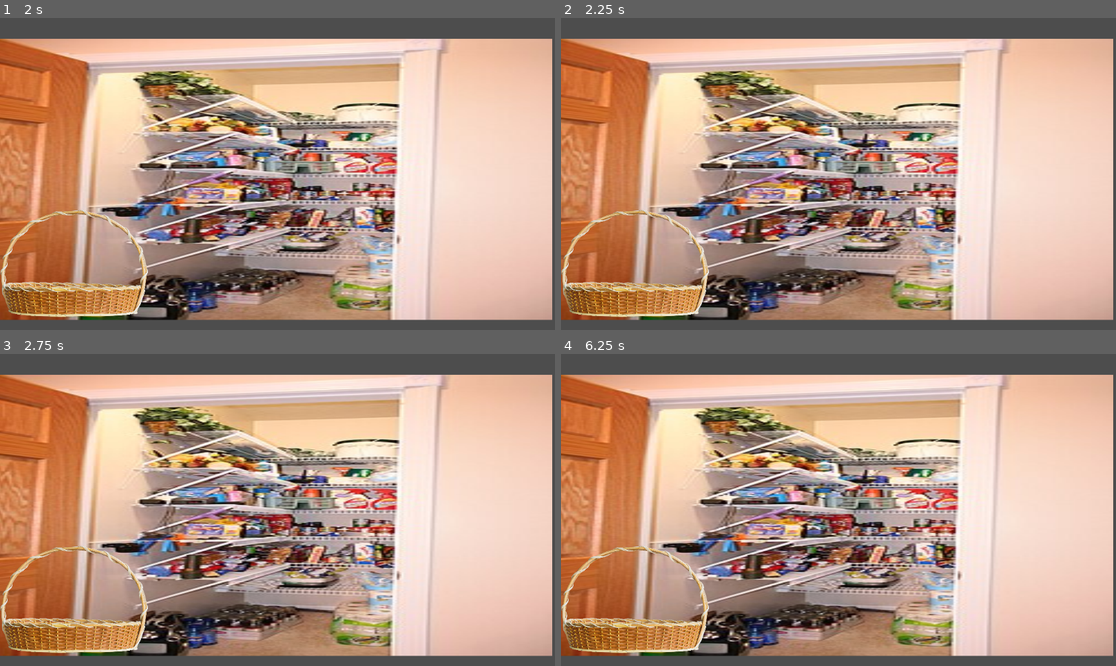
Above: before the commit, frames 1-4 (two rows, left to right).
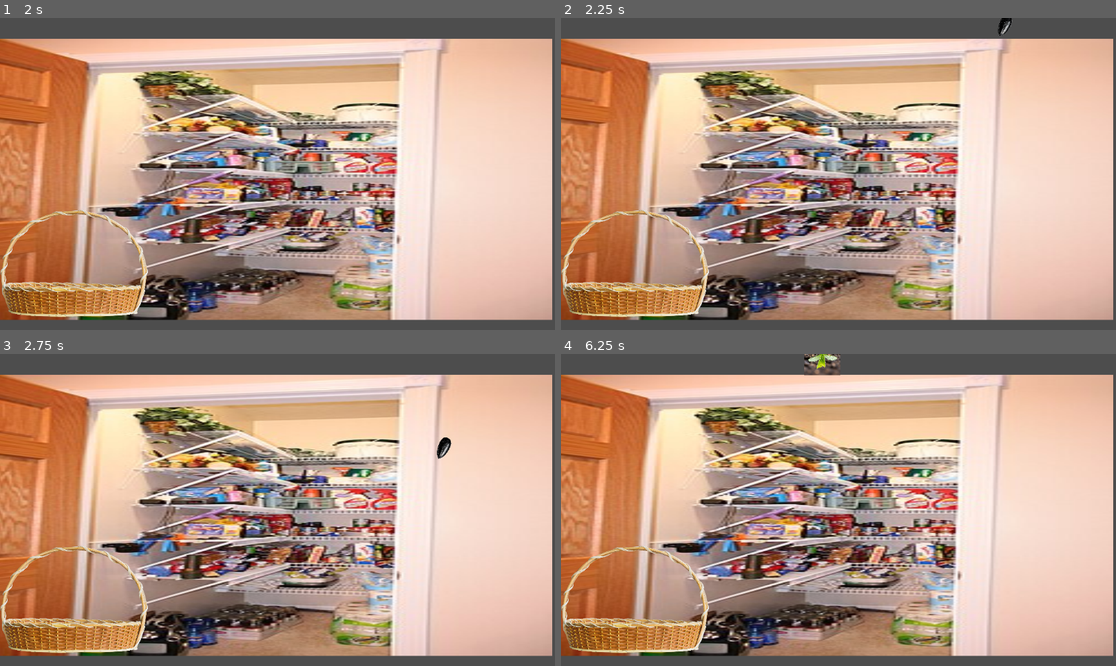
Above: after the commit, the same moments.

Repository: dacooler/TheGameTimeWarpingKitchenTheTimeCookingSimulatorTheGame2026Jam
Game: Godot game, scene res://scenes/pantry.tscn
Same seed, same stepped clock (60 frames per second), same inputs: the game is played once before the commit and once after it. This scene is started directly instead of the project's main scene.
Inputs (mouse positions are in pixels of both pictures, inside the frame that each line leads up to):
- Up to frame 1 (2 s): tap Enter at 0.5, 0.6 s; move the mouse to (399, 158) at 0.52 s; click (399, 158) at 0.67 s; tap Space at 1.25 s; drag from (166, 189) to (72, 298) at 1.27 s
- Up to frame 2 (2.25 s): tap Enter at 2, 2.1 s; move the mouse to (894, 105) at 2.02 s; click (894, 105) at 2.17 s
- Up to frame 3 (2.75 s): no input
- Up to frame 4 (6.25 s): drag from (810, 572) to (638, 622) at 2.77 s; move the mouse to (1005, 556) at 3.52 s; tap Enter at 3.6, 5.1 s; click (1005, 556) at 3.67 s; tap Space at 4.25 s; drag from (672, 463) to (755, 432) at 4.27 s; move the mouse to (866, 510) at 5.02 s; click (866, 510) at 5.17 s; drag from (755, 432) to (633, 634) at 5.77 s

Frame 1 is identical in both runs. In frame 2, less than 0.1% of the frame differs, in the area x 78-82%, y 0-6%; in frame 3, 0.1%; in frame 4, 0.3%, in the area x 43-51%, y 0-7%.
Error before the commit: Parse Error: Could not resolve external class member "produceImages". (res://scripts/onion.gd:15)

Commit message:
gardeninggit add -A!

Diff:
--- a/the-game-time-warping-kitchen-the-time-cooking-simulator-the-game-2026-jam/scenes/Garden.tscn
+++ b/the-game-time-warping-kitchen-the-time-cooking-simulator-the-game-2026-jam/scenes/Garden.tscn
@@ -1,5 +1,40 @@
 [gd_scene format=3 uid="uid://1csjncfyc4ex"]
 
+[ext_resource type="Script" uid="uid://b2fal6urtbb7u" path="res://scenes/prefabs/plant.gd" id="1_8nvtl"]
+[ext_resource type="Texture2D" uid="uid://c8yb5iyq2kjgp" path="res://images/greenhouse.webp" id="1_p33sf"]
+[ext_resource type="PackedScene" uid="uid://cl1dhqvwbcgqs" path="res://scenes/prefabs/plant.tscn" id="2_a07rb"]
+[ext_resource type="PackedScene" uid="uid://dgugmtsxvgb82" path="res://scenes/prefabs/basket.tscn" id="3_fatj7"]
+[ext_resource type="Texture2D" uid="uid://dpxin86iquiyx" path="res://images/shoehorn.jpg" id="5_sdi01"]
+[ext_resource type="Script" uid="uid://ce7kmvp16f3n2" path="res://scenes/shoehorn.gd" id="6_sdi01"]
+
+[sub_resource type="QuadMesh" id="QuadMesh_1jxca"]
+
 [node name="Node2D" type="Node2D" unique_id=192461280]
+script = ExtResource("1_8nvtl")
 
 [node name="MeshInstance2D" type="MeshInstance2D" parent="." unique_id=131681707]
+position = Vector2(579.25, 326.00003)
+scale = Vector2(1159.5, -644.00006)
+mesh = SubResource("QuadMesh_1jxca")
+texture = ExtResource("1_p33sf")
+
+[node name="Plant" parent="." unique_id=472888806 instance=ExtResource("2_a07rb")]
+position = Vector2(-120, -17)
+
+[node name="Basket" parent="." unique_id=626660133 instance=ExtResource("3_fatj7")]
+position = Vector2(161, 492)
+
+[node name="shoehorn" type="Button" parent="." unique_id=1433523915]
+offset_left = 19.0
+offset_top = 25.0
+offset_right = 152.0
+offset_bottom = 173.0
+icon = ExtResource("5_sdi01")
+expand_icon = true
+script = ExtResource("6_sdi01")
+
+[node name="Plant2" parent="." unique_id=294143976 instance=ExtResource("2_a07rb")]
+position = Vector2(103, -21)
+
+[node name="Plant3" parent="." unique_id=1022074363 instance=ExtResource("2_a07rb")]
+position = Vector2(358, -34)
--- a/the-game-time-warping-kitchen-the-time-cooking-simulator-the-game-2026-jam/scenes/pantry.gd
+++ b/the-game-time-warping-kitchen-the-time-cooking-simulator-the-game-2026-jam/scenes/pantry.gd
@@ -6,8 +6,8 @@
 const ONION = preload("uid://7xo8mbumihps")
 
 var products =[
-	Globals.Produce.ONION,
-	Globals.Produce.TOMATO,
+	Globals.Produce.ONION_SEED,
+	Globals.Produce.TOMATO_SEED,
 ]
 
 # Called when the node enters the scene tree for the first time.
--- /dev/null
+++ b/the-game-time-warping-kitchen-the-time-cooking-simulator-the-game-2026-jam/scenes/prefabs/plant.gd
@@ -0,0 +1,39 @@
+extends Node2D
+const ONION = preload("uid://7xo8mbumihps")
+@onready var sprout: MeshInstance2D = $Sprout
+
+var type: Globals.Produce
+
+var seed_to_produce = {
+	Globals.Produce.ONION_SEED: Globals.Produce.ONION,
+	Globals.Produce.TOMATO_SEED: Globals.Produce.TOMATO
+}
+
+var planted = false
+
+# Called when the node enters the scene tree for the first time.
+func _ready() -> void:
+	pass # Replace with function body.
+
+func plant(seed: Globals.Produce):
+	sprout.visible = true
+	planted = true
+
+func unplant():
+	sprout.visible = false
+	planted = false
+
+# Called every frame. 'delta' is the elapsed time since the previous frame.
+func _process(delta: float) -> void:
+	pass
+
+func grow():
+	if (planted):
+		var instance = ONION.instantiate()
+		instance.set_type(type)
+		instance.position = self.position
+		instance.position.x += 580
+		instance.position.y += 200
+		instance.is_in_basket = false
+		add_sibling(instance)
+		unplant()
--- /dev/null
+++ b/the-game-time-warping-kitchen-the-time-cooking-simulator-the-game-2026-jam/scenes/prefabs/plant.tscn
@@ -0,0 +1,47 @@
+[gd_scene format=3 uid="uid://cl1dhqvwbcgqs"]
+
+[ext_resource type="Script" uid="uid://b2fal6urtbb7u" path="res://scenes/prefabs/plant.gd" id="1_hiuae"]
+[ext_resource type="Texture2D" uid="uid://m58dwpncaya" path="res://images/pot.png" id="1_t1rim"]
+[ext_resource type="Texture2D" uid="uid://bn7en5xkegemx" path="res://images/seedling.webp" id="2_0aldq"]
+[ext_resource type="Script" uid="uid://c6noytmg7n8bm" path="res://scenes/prefabs/plantbox.gd" id="3_hiuae"]
+
+[sub_resource type="RectangleShape2D" id="RectangleShape2D_m1b0l"]
+size = Vector2(113, 102)
+
+[sub_resource type="QuadMesh" id="QuadMesh_ii7jg"]
+
+[sub_resource type="RectangleShape2D" id="RectangleShape2D_ii7jg"]
+size = Vector2(127, 108)
+
+[sub_resource type="QuadMesh" id="QuadMesh_m1b0l"]
+
+[node name="Plant" type="Node2D" unique_id=294143976]
+script = ExtResource("1_hiuae")
+
+[node name="Plantbox" type="Area2D" parent="." unique_id=50356272]
+collision_layer = 255
+collision_mask = 255
+script = ExtResource("3_hiuae")
+
+[node name="CollisionShape2D" type="CollisionShape2D" parent="Plantbox" unique_id=1073065816]
+position = Vector2(590, 473)
+shape = SubResource("RectangleShape2D_m1b0l")
+
+[node name="StaticBody2D" type="StaticBody2D" parent="." unique_id=716598983]
+
+[node name="Pot" type="MeshInstance2D" parent="StaticBody2D" unique_id=1096442917]
+position = Vector2(588, 569)
+scale = Vector2(165.5, -154.50002)
+mesh = SubResource("QuadMesh_ii7jg")
+texture = ExtResource("1_t1rim")
+
+[node name="CollisionShape2D" type="CollisionShape2D" parent="StaticBody2D" unique_id=1568051474]
+position = Vector2(585, 587)
+shape = SubResource("RectangleShape2D_ii7jg")
+
+[node name="Sprout" type="MeshInstance2D" parent="." unique_id=611743090]
+visible = false
+position = Vector2(588, 499.99997)
+scale = Vector2(103.5, -87.5)
+mesh = SubResource("QuadMesh_m1b0l")
+texture = ExtResource("2_0aldq")
--- /dev/null
+++ b/the-game-time-warping-kitchen-the-time-cooking-simulator-the-game-2026-jam/scenes/prefabs/plantbox.gd
@@ -0,0 +1,19 @@
+extends Area2D
+
+@onready var plant: Node2D = $".."
+
+# Called when the node enters the scene tree for the first time.
+func _ready() -> void:
+	body_entered.connect(_on_body_entered)
+	pass # Replace with function body.
+
+# Called every frame. 'delta' is the elapsed time since the previous frame.
+func _process(delta: float) -> void:
+	pass
+
+func _on_body_entered(body: Node2D):
+	if (plant.planted):
+		return
+	if (plant.seed_to_produce.get(body.type) != null):
+		plant.plant(body.type)
+		body.queue_free()
--- /dev/null
+++ b/the-game-time-warping-kitchen-the-time-cooking-simulator-the-game-2026-jam/scenes/shoehorn.gd
@@ -0,0 +1,20 @@
+extends Button
+@onready var plant: Node2D = $"../Plant"
+@onready var plant_2: Node2D = $"../Plant2"
+@onready var plant_3: Node2D = $"../Plant3"
+
+
+# Called when the node enters the scene tree for the first time.
+func _ready() -> void:
+	self.pressed.connect(grow_all)
+	pass # Replace with function body.
+
+
+# Called every frame. 'delta' is the elapsed time since the previous frame.
+func _process(delta: float) -> void:
+	pass
+
+func grow_all():
+	plant.grow()
+	plant_2.grow()
+	plant_3.grow()
--- a/the-game-time-warping-kitchen-the-time-cooking-simulator-the-game-2026-jam/scripts/client_basket.gd
+++ b/the-game-time-warping-kitchen-the-time-cooking-simulator-the-game-2026-jam/scripts/client_basket.gd
@@ -9,6 +9,8 @@
 	Globals.Produce.CHOPPED_TOMATO: [],
 	Globals.Produce.SAUCE: [],
 	Globals.Produce.ASH: [],
+	Globals.Produce.ONION_SEED: [],
+	Globals.Produce.TOMATO_SEED: []
 }
 
 func _ready():
--- a/the-game-time-warping-kitchen-the-time-cooking-simulator-the-game-2026-jam/scripts/globals.gd
+++ b/the-game-time-warping-kitchen-the-time-cooking-simulator-the-game-2026-jam/scripts/globals.gd
@@ -7,13 +7,17 @@
 	CHOPPED_TOMATO,
 	SAUCE,
 	ASH,
+	ONION_SEED,
+	TOMATO_SEED
 }
 const ASH = preload("uid://ccc0nxw0hf6hc")
 const TOMATO = preload("uid://byqa1rf148246")
-const ONION_CHOPPED = preload("uid://ddsxfbum3h6lg")
+const ONION_CHOPPED = preload("uid://cpi5xtyfyoxxd")
 const ONION = preload("uid://bojgpg1f26ws8")
 const SAUCE = preload("uid://cybkytvgiuri7")
 const TOMATO_COOKED = preload("uid://di6c6fitmaqp6")
+const ONION_SEED = preload("uid://bn7en5xkegemx")
+const TOMATO_SEED = preload("uid://jteskuesaafy")
 
 static var produceImages = {
 	Produce.ASH : ASH,
@@ -21,7 +25,9 @@
 	Produce.ONION: ONION,
 	Produce.CHOPPED_ONION: ONION_CHOPPED,
 	Produce.SAUCE: SAUCE,
-	Produce.CHOPPED_TOMATO: TOMATO_COOKED
+	Produce.CHOPPED_TOMATO: TOMATO_COOKED,
+	Produce.ONION_SEED: ONION_SEED,
+	Produce.TOMATO_SEED: TOMATO_SEED
 }
 
 const IP_ADDRESS := "127.0.0.1"
--- a/the-game-time-warping-kitchen-the-time-cooking-simulator-the-game-2026-jam/scripts/server_basket.gd
+++ b/the-game-time-warping-kitchen-the-time-cooking-simulator-the-game-2026-jam/scripts/server_basket.gd
@@ -7,6 +7,8 @@
 	Globals.Produce.CHOPPED_TOMATO: 0,
 	Globals.Produce.SAUCE: 0,
 	Globals.Produce.ASH: 0,
+	Globals.Produce.ONION_SEED: 0,
+	Globals.Produce.TOMATO_SEED: 0
 }
 
 func _ready():
Not shown, added: the-game-time-warping-kitchen-the-time-cooking-simulator-the-game-2026-jam/audio/ost/Frutiger_Onion.mp3.import
Not shown, added: the-game-time-warping-kitchen-the-time-cooking-simulator-the-game-2026-jam/audio/ost/Warped_Shoehorn.mp3.import
Not shown, added: the-game-time-warping-kitchen-the-time-cooking-simulator-the-game-2026-jam/images/cut_onion.png.import
Not shown, added: the-game-time-warping-kitchen-the-time-cooking-simulator-the-game-2026-jam/images/hand_öppen.png.import
Not shown, added: the-game-time-warping-kitchen-the-time-cooking-simulator-the-game-2026-jam/images/onion.png.import
Binary file added: the-game-time-warping-kitchen-the-time-cooking-simulator-the-game-2026-jam/images/onion_seed.webp
Not shown, added: the-game-time-warping-kitchen-the-time-cooking-simulator-the-game-2026-jam/images/onion_seed.webp.import
Not shown, added: the-game-time-warping-kitchen-the-time-cooking-simulator-the-game-2026-jam/images/tomato.png.import
Binary file added: the-game-time-warping-kitchen-the-time-cooking-simulator-the-game-2026-jam/images/tomato_seed.png
Not shown, added: the-game-time-warping-kitchen-the-time-cooking-simulator-the-game-2026-jam/images/tomato_seed.png.import
Not shown, added: the-game-time-warping-kitchen-the-time-cooking-simulator-the-game-2026-jam/scenes/prefabs/plant.gd.uid
Not shown, added: the-game-time-warping-kitchen-the-time-cooking-simulator-the-game-2026-jam/scenes/prefabs/plantbox.gd.uid
(and 1 more such lines)
